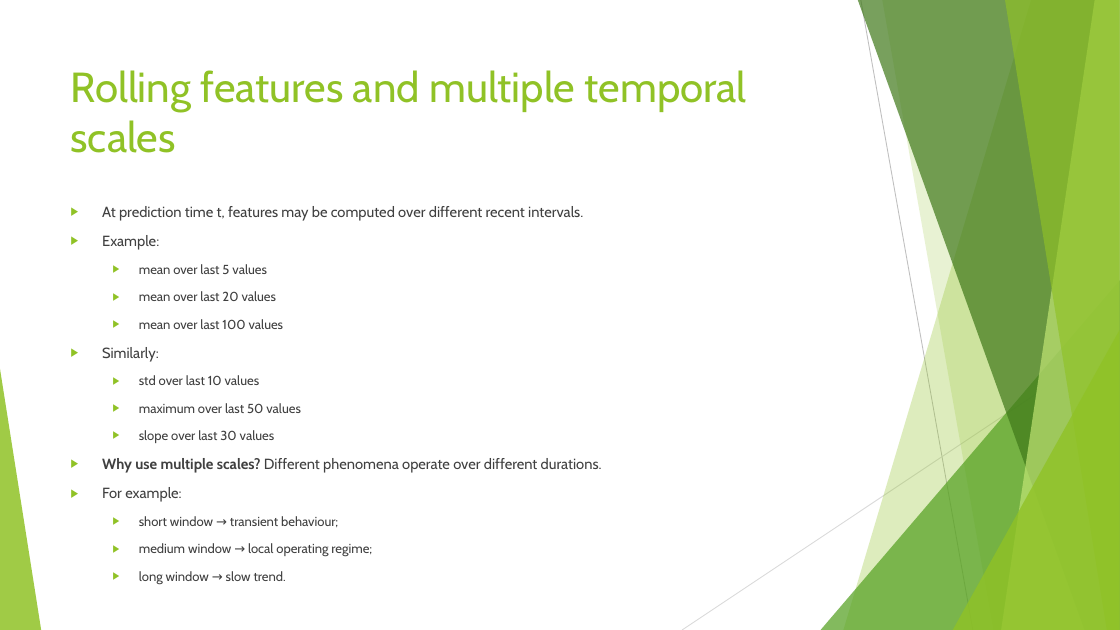
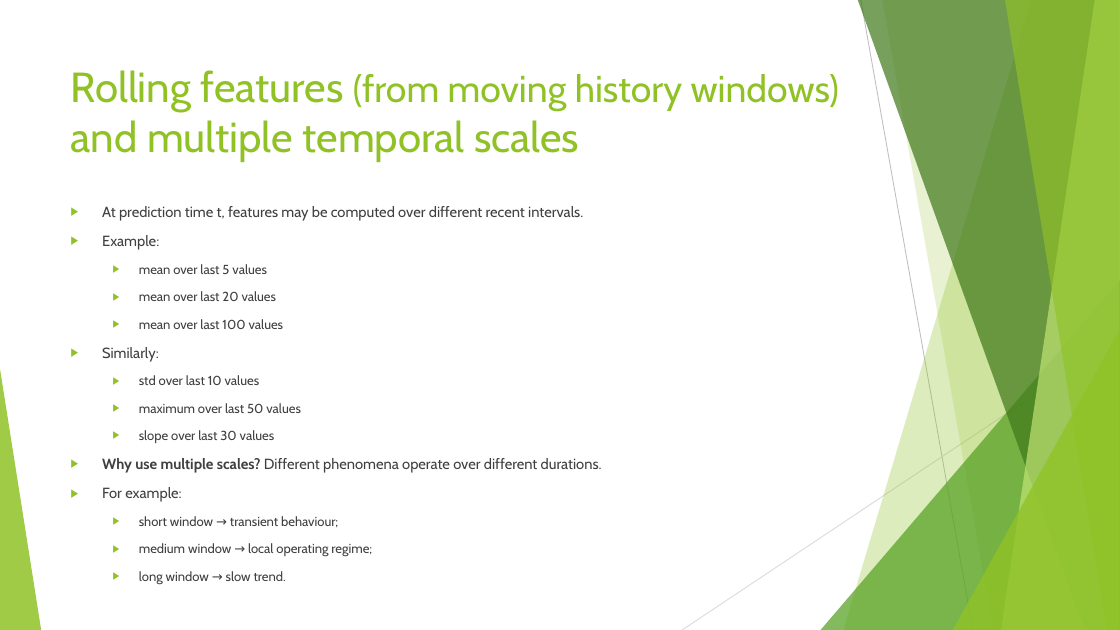
Before and after one commit to FranzGH/timeseries, a slide deck: slide 56 of Slides/03 Traditional Baselines and Feature-Based Machine Learning.pptx. Drawn at 1120x630 pixels with LibreOffice and Linux fonts; fonts in the diff are those of the drawing. Boxes give left, top, right and bottom in pixels: in the first picture for what was removed or moved away, otherwise in the second. Text is boxed around its words. In the diff, an @@ line names an element or a change of style, - is before the commit and + after.

```diff
--- a/Slides/03 Traditional Baselines and Feature-Based Machine Learning.pptx
+++ b/Slides/03 Traditional Baselines and Feature-Based Machine Learning.pptx
@@ title at (71, 70, 839, 162): text changed @@
-Rolling features and multiple temporal scales
+Rolling features (from moving history windows) and multiple temporal scales
```
Also in this commit, not shown: 16 other slides changed, 7 other files.
